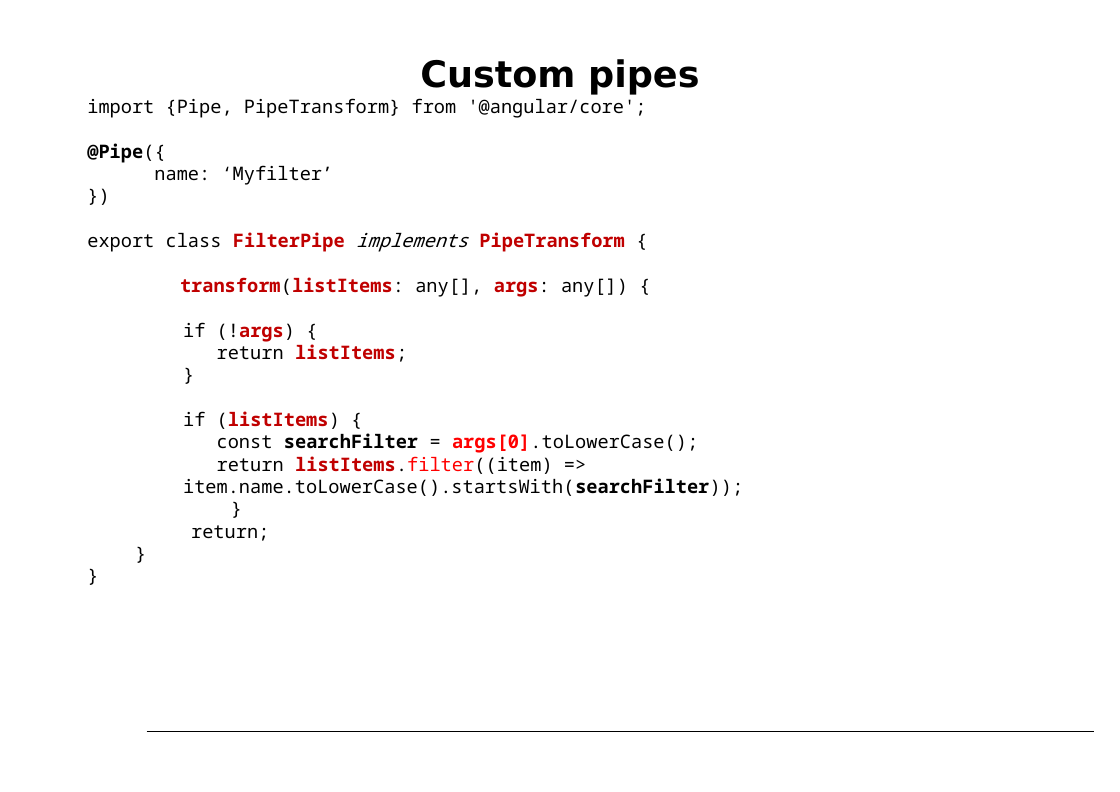
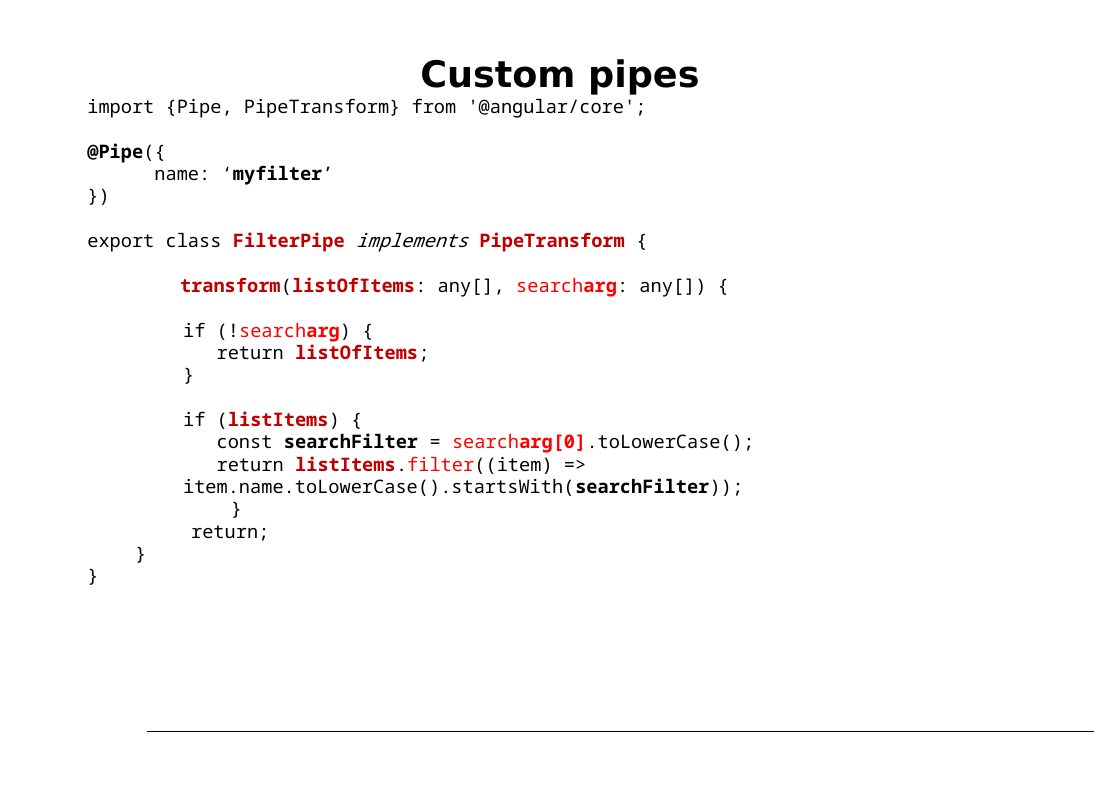
Before and after one commit to petereijgermans11/workshop-angular13, a slide deck: slide 33 of PPT/05- Angular Routing.pptx. Drawn at 1120x792 pixels with LibreOffice and Linux fonts; fonts in the diff are those of the drawing. Boxes give left, top, right and bottom in pixels: in the first picture for what was removed or moved away, otherwise in the second. Text is boxed around its words. In the diff, an @@ line names an element or a change of style, - is before the commit and + after.

```diff
--- a/PPT/05- Angular Routing.pptx
+++ b/PPT/05- Angular Routing.pptx
@@ text at bbox=[154, 165, 334, 185]: text changed; bold on @@
-name: ‘Myfilter’
+name: ‘myfilter’
@@ text at bbox=[180, 277, 706, 362]: text changed; bold off @@
-  transform(listItems: any[], args: any[]) {
-    if (!args) {
-    return listItems;
+  transform(listOfItems: any[], searcharg: any[]) {
+    if (!searcharg) {
+    return listOfItems;
@@ text at bbox=[183, 433, 754, 496]: text changed @@
-    const searchFilter = args[0].toLowerCase();
-    return listItems.filter((item) => item.name.toLowerCase().startsWith(searchFilter));
+    const searchFilter = searcharg[0].toLowerCase();
+    return listItems.filter((item) => item.name.toLowerCase().startsWith(searchFilter));
```
Also in this commit, not shown: 2 other slides changed.
